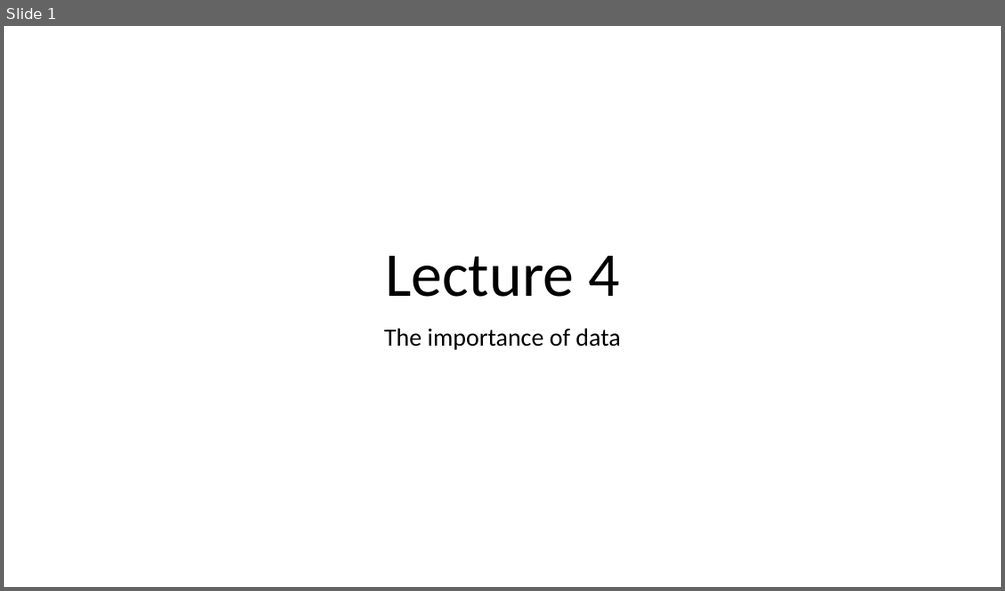
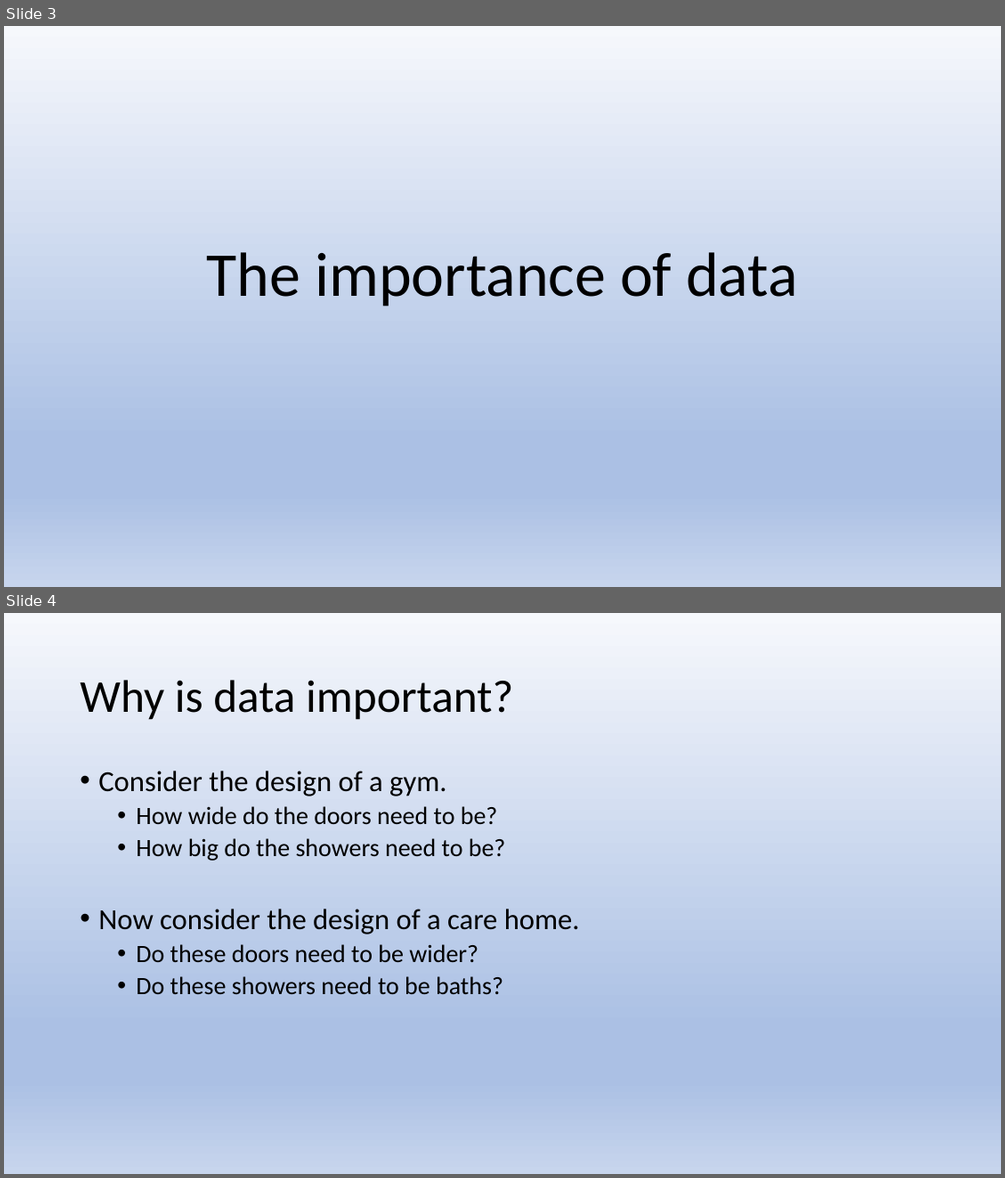
Before and after one commit to AlastairShipman1/HydraulicModel, a slide deck: Documents/Lecture outlines/Lecture 4/Lecture 4 Importance of data.pptx. Shown one above the other, each under a label of ours: slide 1 before the commit, slides 3 and 4 after it. The pictures are 1005x591 and 1005x1178 pixels, drawn with LibreOffice and Linux fonts; fonts in the diff are those of the drawing. Boxes give left, top, right and bottom in pixels: in the first picture for what was removed or moved away, otherwise in the second. Text is boxed around its words. In the diff, an @@ line names an element or a change of style, - is before the commit and + after.

```diff
--- a/Documents/Lecture outlines/Lecture 4/Lecture 4 Importance of data.pptx
+++ b/Documents/Lecture outlines/Lecture 4/Lecture 4 Importance of data.pptx
@@ slide 4 added at (4, 613, 1001, 1174), background gradient #F6F8FC to #ABC0E4 to #C7D5ED @@
@@ title added at (80, 680, 513, 720), 44 pt, text #000000 @@
+Why is data important?
@@ text added at (98, 771, 580, 995), 24 pt, text #000000 @@
+• Consider the design of a gym.
+  • How wide do the doors need to be?
+  • How big do the showers need to be?
+• Now consider the design of a care home.
+  • Do these doors need to be wider?
+  • Do these showers need to be baths?
@@ what was slide 1 is now slide 3 @@
@@ slide 3 changed as well @@
@@ background #FFFFFF to gradient #F6F8FC to #ABC0E4 to #C7D5ED @@
@@ title "The importance of data": place and size @@
-title "The importance of data" at (384, 328, 620, 350)
+title "The importance of data" at (207, 252, 798, 306)
@@ title "The importance of data" at (207, 252, 798, 306): size 24 to 60 pt; less space between paragraphs; vertical alignment top to bottom @@
@@ title removed at (385, 256, 619, 297) @@
-Lecture 4
```
Also in this commit, not shown: 3 other slides changed, 3 other slides added, 1 slide removed, 12 other files.
